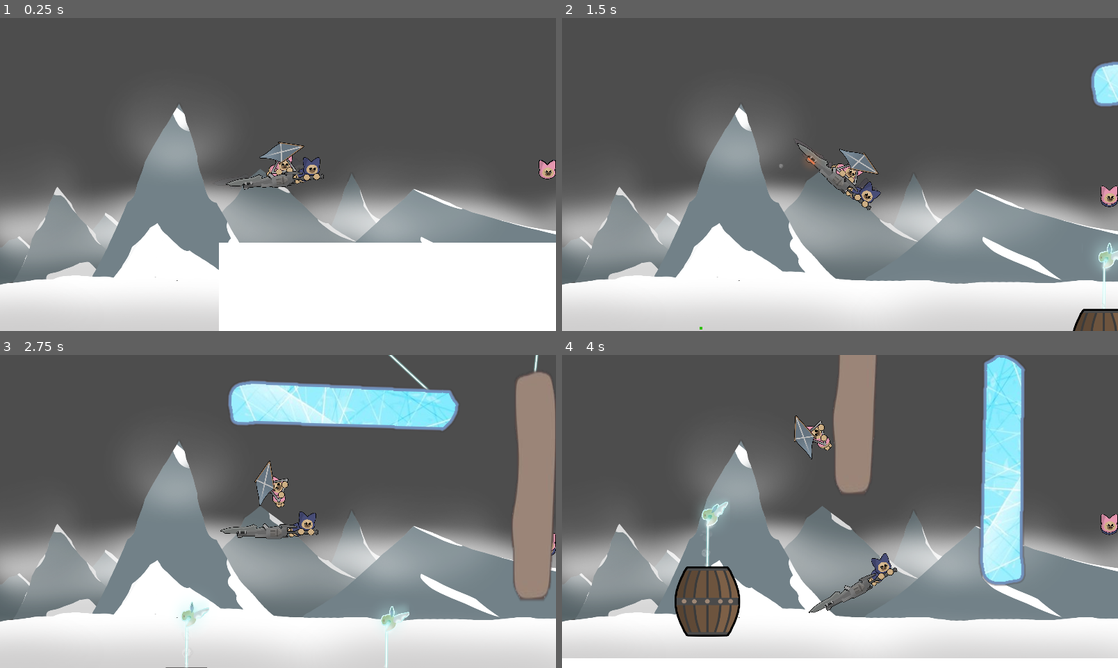
Above: before the commit, frames 1-4 (two rows, left to right).
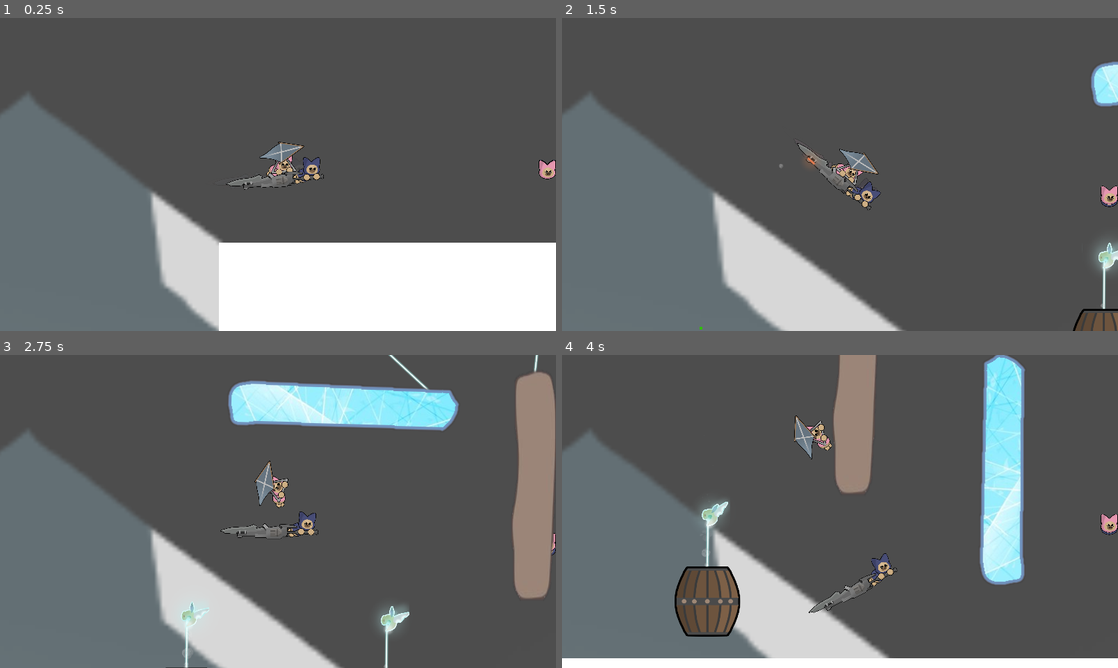
Above: after the commit, the same moments.

Repository: IssacZhuang/Gamejam-2024-Global
Game: Godot game, scene res://CatsFly.tscn
Two runs of this game, one before a commit and one after it. Both use one fixed random seed, a clock stepped at 60 frames per second and the inputs below. Sound files missing from this copy of the repository are replaced by a short silence.
Inputs:
- Up to frame 1 (0.25 s): no input
- Up to frame 2 (1.5 s): tap Enter at 0.5 s; hold D (player_rotation_right) 0.53-1.28 s; tap Space (game_start) at 0.6 s; hold A (player_rotation_left) from 1.28 s (still down); tap J (player_power_down) at 1.35 s
- Up to frame 3 (2.75 s): release A (player_rotation_left) at 2.03 s; hold D (player_rotation_right) from 2.03 s (still down); tap K (player_power_separate) at 2.1 s
- Up to frame 4 (4 s): tap Space (game_start) at 2.85 s; release D (player_rotation_right) at 3.53 s; hold A (player_rotation_left) from 3.53 s (still down); tap J (player_power_down) at 3.6 s

The runs differ from the first frame. In frame 1, 31% of the frame differs, in the area x 0-100%, y 24-100%; in frame 2, 46%; in frame 3, 45%; in frame 4, 41%.

Commit message:
fix: 修改背景zoom计算错误

Diff:
--- a/Godot/Scripts/BackgroundZoomFit.gd
+++ b/Godot/Scripts/BackgroundZoomFit.gd
@@ -12,5 +12,7 @@
 func _process(delta):
 	if camera == null:
 		return
-	scale = camera.zoom * relativeScale
+	scale.x = 1 / camera.zoom.x * relativeScale
+	scale.y = 1 / camera.zoom.y * relativeScale
+	print(scale)
 	pass
